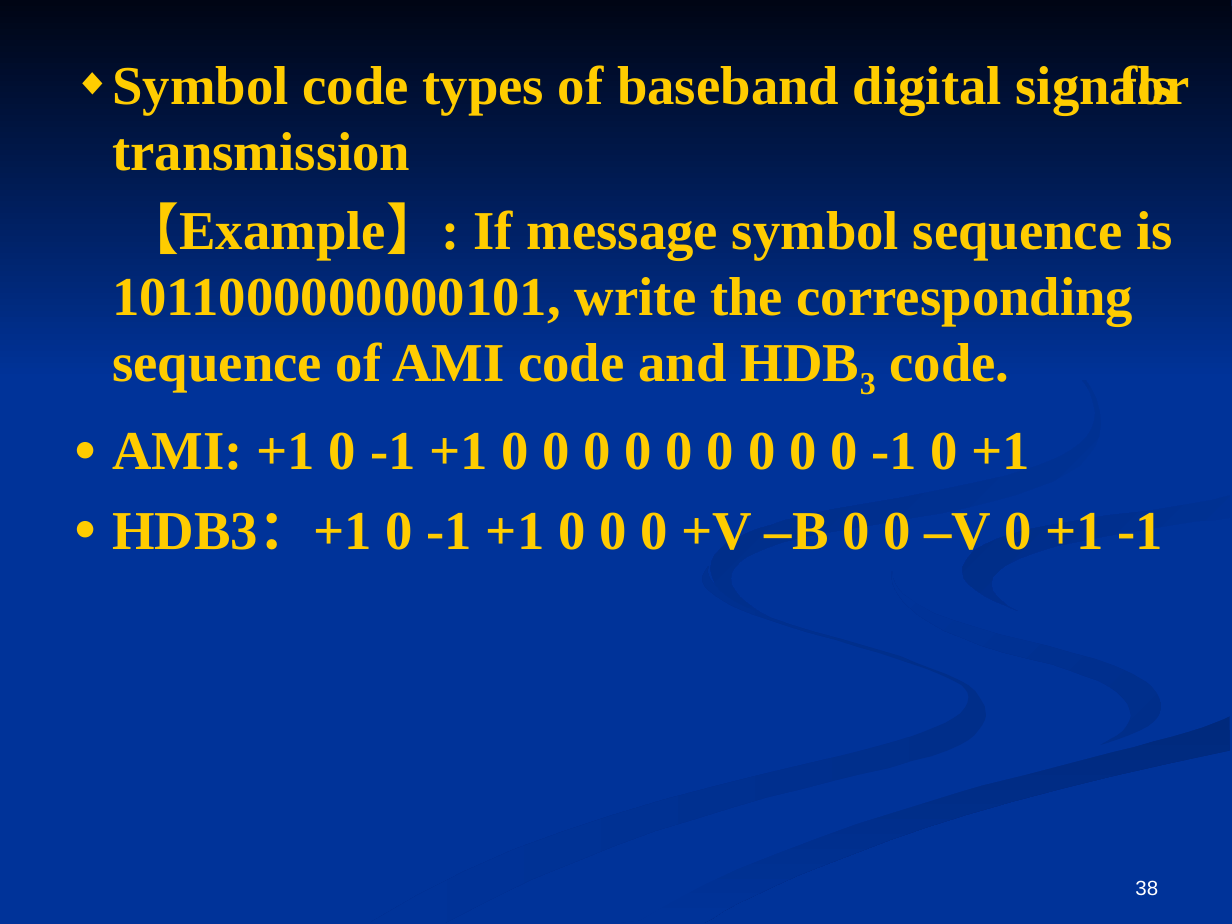
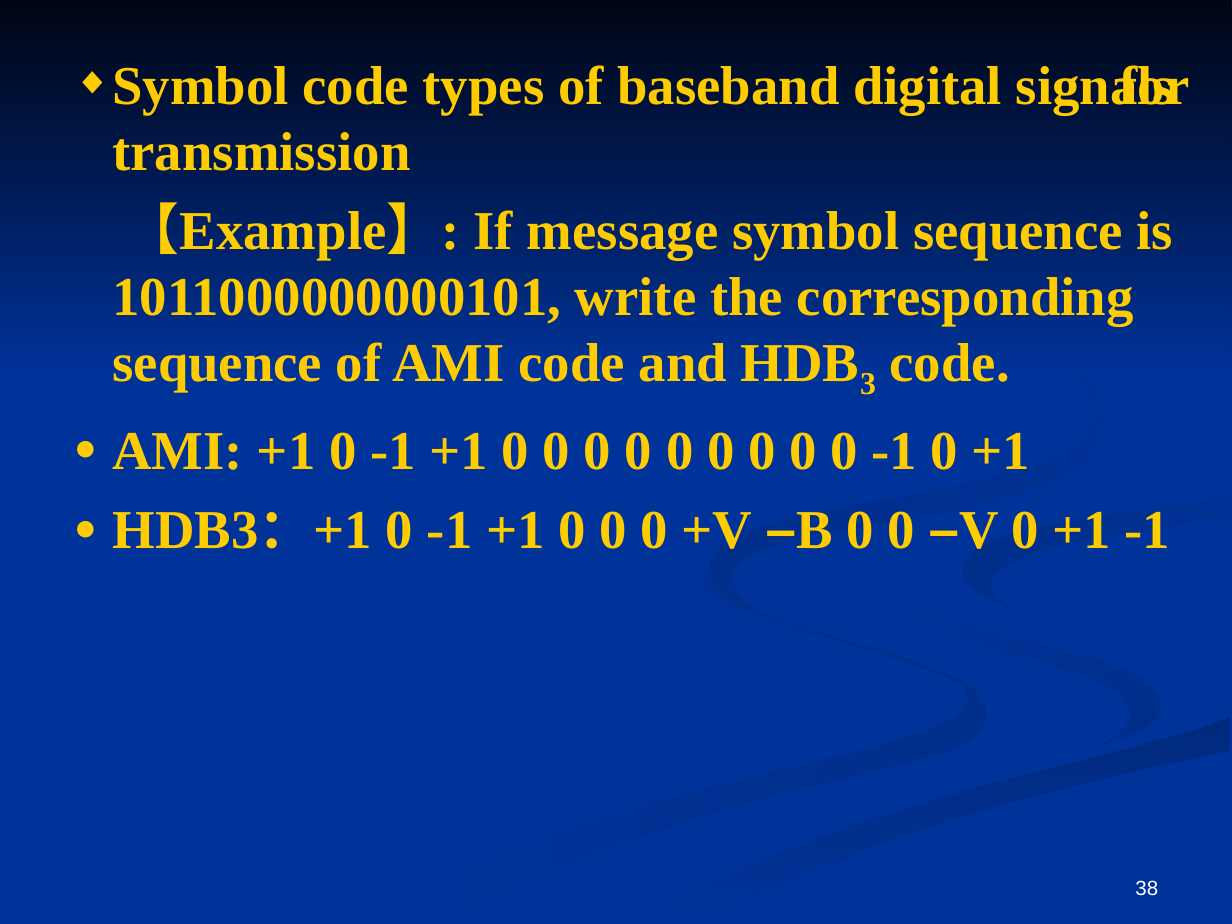
Before and after one commit to WillAlso/Data, a slide deck: slide 38 of 通信原理/英文课件/通信原理(英文版).ppt. Drawn at 1232x924 pixels with LibreOffice and Linux fonts; fonts in the diff are those of the drawing. Boxes give left, top, right and bottom in pixels: in the first picture for what was removed or moved away, otherwise in the second. Text is boxed around its words. In the diff, an @@ line names an element or a change of style, - is before the commit and + after.

```diff
--- a/通信原理/英文课件/通信原理(英文版).ppt
+++ b/通信原理/英文课件/通信原理(英文版).ppt
@@ freeform shape at box(711, 287, 1101, 616): fill gradient #003399 to #002B81 to gradient #002B82 to #003399 @@
@@ freeform shape at box(962, 495, 1230, 611): fill gradient #003399 to #002C85 to gradient #002D86 to #003399 @@
@@ text at box(112, 511, 1171, 549): font Times New Roman to Arial in "–B –V" @@
```
Also in this commit, not shown: 43 other slides changed, 42 other files.
